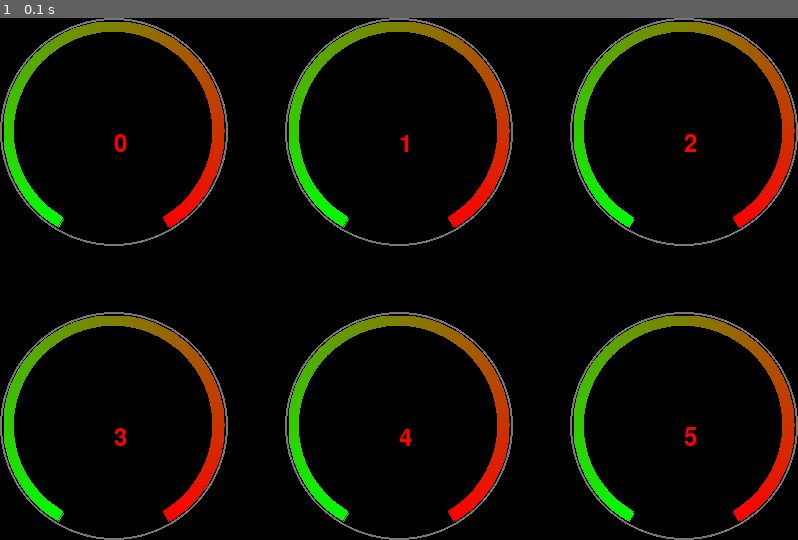
Above: before the commit, frame 1.
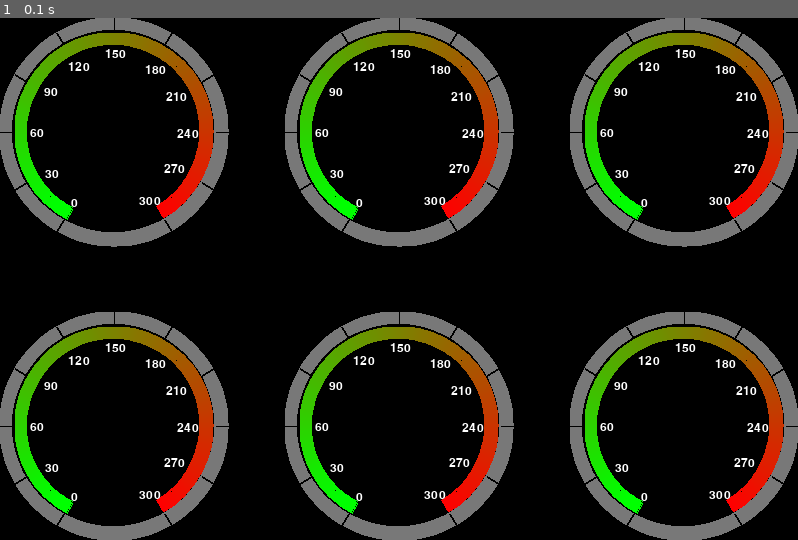
Above: after the commit, the same moment.

Repository: zhangsheng377/air_monitor
Game: pygame game, started from sensor/raspberrypi/test_pygame.py
Two runs of this game, one before a commit and one after it. Both use one fixed random seed, a clock stepped at 60 frames per second and the inputs below. The source is Python 2; it was converted automatically to run under Python 3.
Inputs:
- Up to frame 1 (0.1 s): no input

The runs differ from the first frame. In frame 1, 23% of the frame differs, in the area x 0-100%, y 0-100%.

Commit message:
把刻度给画了上去~~~但字体的摆放位置那觉得处理的不好

Diff:
--- a/sensor/raspberrypi/dashboard.py
+++ b/sensor/raspberrypi/dashboard.py
@@ -7,39 +7,64 @@
 
 
 class DASHBOARD(pygame.sprite.Sprite):
-    def __init__(self, surface, position, radius, index):
+    def __init__(self, surface, position, radius, index, color_bg):
         pygame.sprite.Sprite.__init__(self)
         self.surface = surface
         self.radius = radius
-        self.line_width = int(math.ceil(self.radius / 45))
+        self.line_width = int(math.ceil(self.radius / 9))
         self.gap = int(max(math.ceil(self.line_width / 5.0), 2))
-        self.arc_width = int(math.ceil(self.line_width * 5))
+        # self.arc_width = int(math.ceil(self.line_width * 5))
+        self.arc_width = self.line_width
         self.position = position
         self.index = index
-        self.font = pygame.font.Font(None, 36)
-        self.text_index = self.font.render(str(self.index), True, color.red)
+        self.font_width = int(self.arc_width * 1.5)
+        self.font = pygame.font.Font(None, self.font_width)
         self.rect = (self.position[0] - self.radius, self.position[1] - self.radius, self.radius * 2, self.radius * 2)
+        self.color_bg = color_bg
 
     def draw(self):
-        pygame.draw.circle(self.surface, color.grey, self.position, self.radius, self.line_width)
-        self.surface.blit(self.text_index, self.position)
+        # pygame.draw.circle(self.surface, color.grey, self.position, self.radius, self.line_width)
+        self.draw_blendcolor_arc(self.radius, self.line_width, color.grey, color.grey, 0, 360, 20)
+        # text_index = self.font.render(str(self.index), True, color.red)
+        # self.surface.blit(self.text_index, self.position)
         # pygame.draw.aaline(self.surface, color.red, (self.position[0] - self.radius, self.position[1]),(self.position[0] + self.radius, self.position[1]), 2)
         # pygame.draw.aaline(self.surface, color.red, (self.position[0], self.position[1] - self.radius),(self.position[0], self.position[1] + self.radius), 2)
-        self.draw_blendcolor_arc(color.red, color.green, -60, 240)
+        self.draw_blendcolor_arc(self.radius - self.line_width - self.gap, self.arc_width, color.red, color.green, -60,
+                                 232, 10)
         # pygame.draw.rect(self.surface, color.red, self.rect, 4)
+        self.draw_scale(0, 360, self.line_width, self.color_bg, color.white)
 
-    def draw_blendcolor_arc(self, color_start, color_end, degree_start, degree_stop):
+    def draw_blendcolor_arc(self, radius, width, color_start, color_end, degree_start, degree_stop, step):
         color_gap = (color_end.r - color_start.r, color_end.g - color_start.g, color_end.b - color_start.b)
         color_i = [color_start[0], color_start[1], color_start[2]]
-        rect = (self.rect[0] + self.line_width + self.gap, self.rect[1] + self.line_width + self.gap,
-                (self.radius - self.line_width - self.gap) * 2, (self.radius - self.line_width - self.gap) * 2)
-        step = 10
-        for degree in range(degree_start, degree_stop - step + 1):
+        rect = (self.position[0] - radius, self.position[1] - radius, radius * 2, radius * 2)
+        for degree in range(degree_start, degree_stop + 1):
             color_i[0] = int(
                 color_start[0] + color_gap[0] * 1.0 / (degree_stop - degree_start) * (degree - degree_start))
             color_i[1] = int(
                 color_start[1] + color_gap[1] * 1.0 / (degree_stop - degree_start) * (degree - degree_start))
             color_i[2] = int(
                 color_start[2] + color_gap[2] * 1.0 / (degree_stop - degree_start) * (degree - degree_start))
-            pygame.draw.arc(self.surface, color_i, rect, math.radians(degree), math.radians(degree + step),
-                            self.arc_width)
+            pygame.draw.arc(self.surface, color_i, rect, math.radians(degree), math.radians(degree + step), width)
+
+    def draw_scale(self, least, highest, width, color_bg, color_number):
+        step = (highest - least) / 12
+        gap_number = [self.font_width / 3 * 1, self.font_width / 3 * 1, 0, self.font_width / 12 * 1,
+                      self.font_width / 20 * 1, self.font_width / 20, self.font_width / 8 * 5, self.font_width / 2 * 2,
+                      self.font_width / 4 * 5, self.font_width / 3 * 4, self.font_width / 4 * 4]
+        degree_offset_number = [-3, -2, -3, -3, 3, 6, 5, 8, 3, -2, -8]
+        for i in range(0, 11):
+            degree = 240 + i * (-30)
+            rate_cos = math.cos(math.radians(degree))
+            rate_sin = math.sin(math.radians(degree))
+            pygame.draw.aaline(self.surface, color_bg,
+                               (self.position[0] + rate_cos * self.radius, self.position[1] - rate_sin * self.radius), (
+                                   self.position[0] + rate_cos * (self.radius - width),
+                                   self.position[1] - rate_sin * (self.radius - width)), 0)
+            number = i * step + least
+            rate_cos = math.cos(math.radians(degree + degree_offset_number[i]))
+            rate_sin = math.sin(math.radians(degree + degree_offset_number[i]))
+            text_number = self.font.render(str(number), True, color_number)
+            radius_number = self.radius - self.line_width - self.arc_width - (self.gap) * 2 - gap_number[i]
+            self.surface.blit(text_number, (
+            self.position[0] + rate_cos * radius_number, self.position[1] - rate_sin * radius_number))
--- a/sensor/raspberrypi/test_pygame.py
+++ b/sensor/raspberrypi/test_pygame.py
@@ -13,6 +13,7 @@
 
     size = wx.GetDisplaySize()
 except:
+    print "Can't find wxpython."
     size = pygame.display.list_modes()[len(pygame.display.list_modes()) / 2]
 
 gap = (int(size[0] / 14), int(size[1] / 9))
@@ -23,13 +24,15 @@
 
 screen = pygame.display.set_mode(size, FULLSCREEN | HWSURFACE)
 
+color_bg=color.black
+
 x_mydashboard = 3
 y_mydashboard = 2
 mydashboard = []
 for y in range(0, y_mydashboard):
     for x in range(0, x_mydashboard):
         position = (radius + x * (gap[0] + 2 * radius), radius + y * (gap[1] + 2 * radius))
-        mydashboard.append(dashboard.DASHBOARD(screen, position, radius, x + y * x_mydashboard))
+        mydashboard.append(dashboard.DASHBOARD(screen, position, radius, x + y * x_mydashboard,color_bg))
 
 while True:
     for event in pygame.event.get():
@@ -39,7 +42,7 @@
             if event.key == K_ESCAPE:
                 sys.exit()
 
-    screen.fill(color.black)
+    screen.fill(color_bg)
 
     for i in range(0, x_mydashboard * y_mydashboard):
         mydashboard[i].draw()
